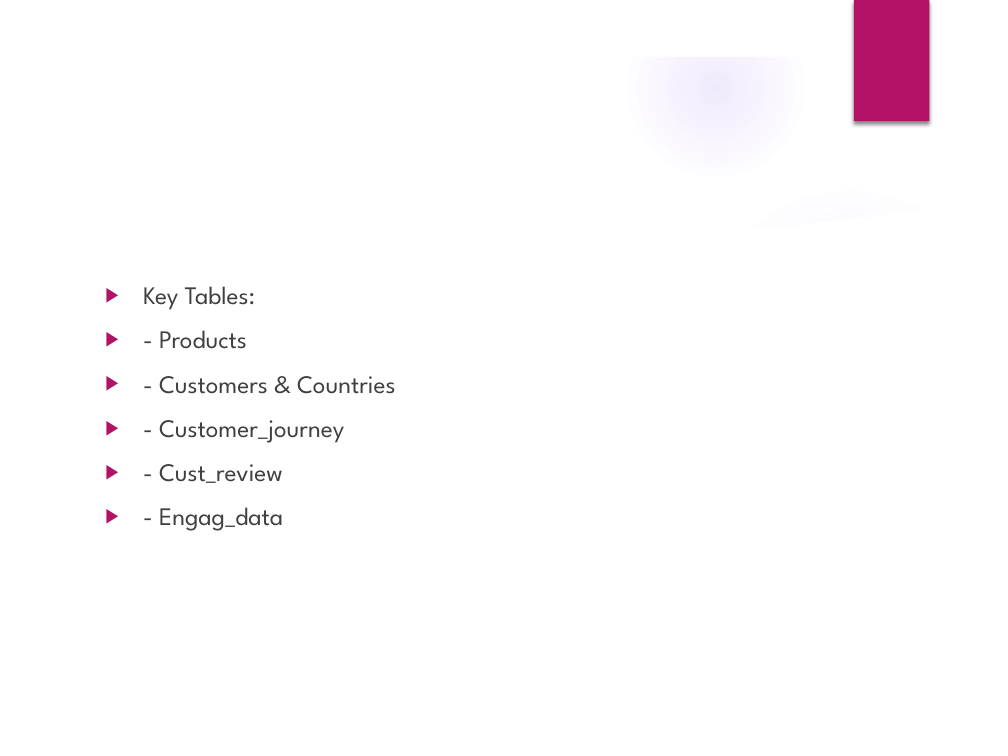
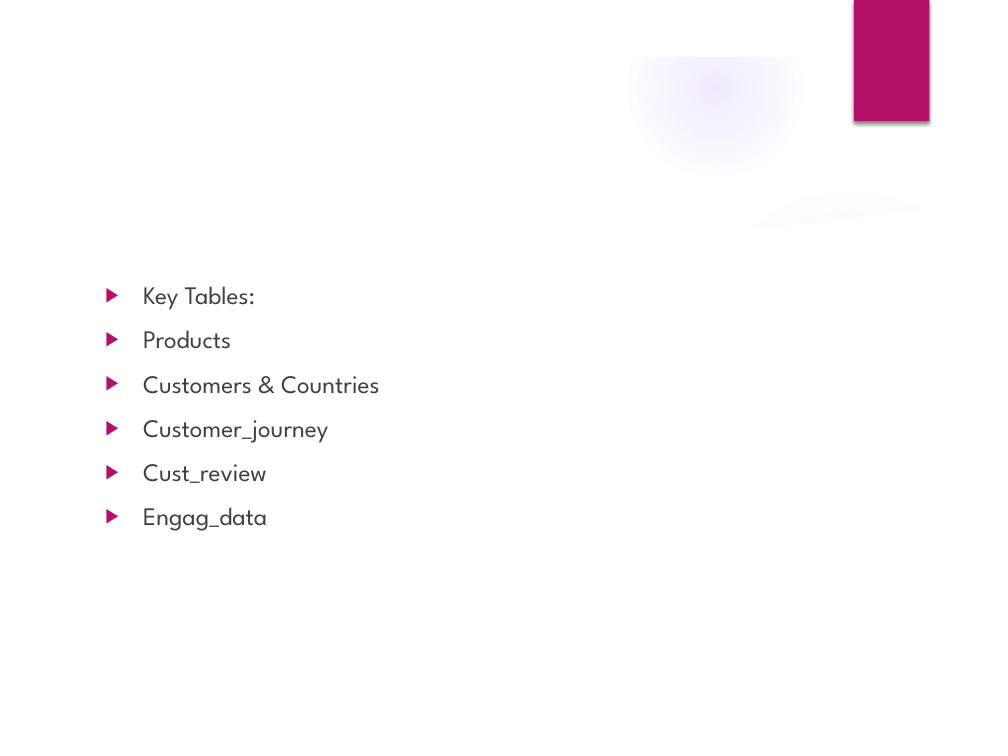
Before and after one commit to av3011/Data_Analyst_Projects, a slide deck: slide 4 of Customer_Engagement_Campaign_Performance_Analytics/Customer_Engagement_Campaign_Performance_Analytics_report.pptx. Drawn at 1008x756 pixels with LibreOffice and Linux fonts; fonts in the diff are those of the drawing; background and template pictures are left out. Boxes give left, top, right and bottom in pixels: in the first picture for what was removed or moved away, otherwise in the second. Text is boxed around its words. In the diff, an @@ line names an element or a change of style, - is before the commit and + after.

```diff
--- a/Customer_Engagement_Campaign_Performance_Analytics/Customer_Engagement_Campaign_Performance_Analytics_report.pptx
+++ b/Customer_Engagement_Campaign_Performance_Analytics/Customer_Engagement_Campaign_Performance_Analytics_report.pptx
@@ text at [143,330,380,531]: text changed @@
-▶ - Products
-▶ - Customers & Countries
-▶ - Customer_journey
-▶ - Cust_review
-▶ - Engag_data
+▶ Products
+▶ Customers & Countries
+▶ Customer_journey
+▶ Cust_review
+▶ Engag_data
```
Also in this commit, not shown: 1 other slide changed, 11 other files.
